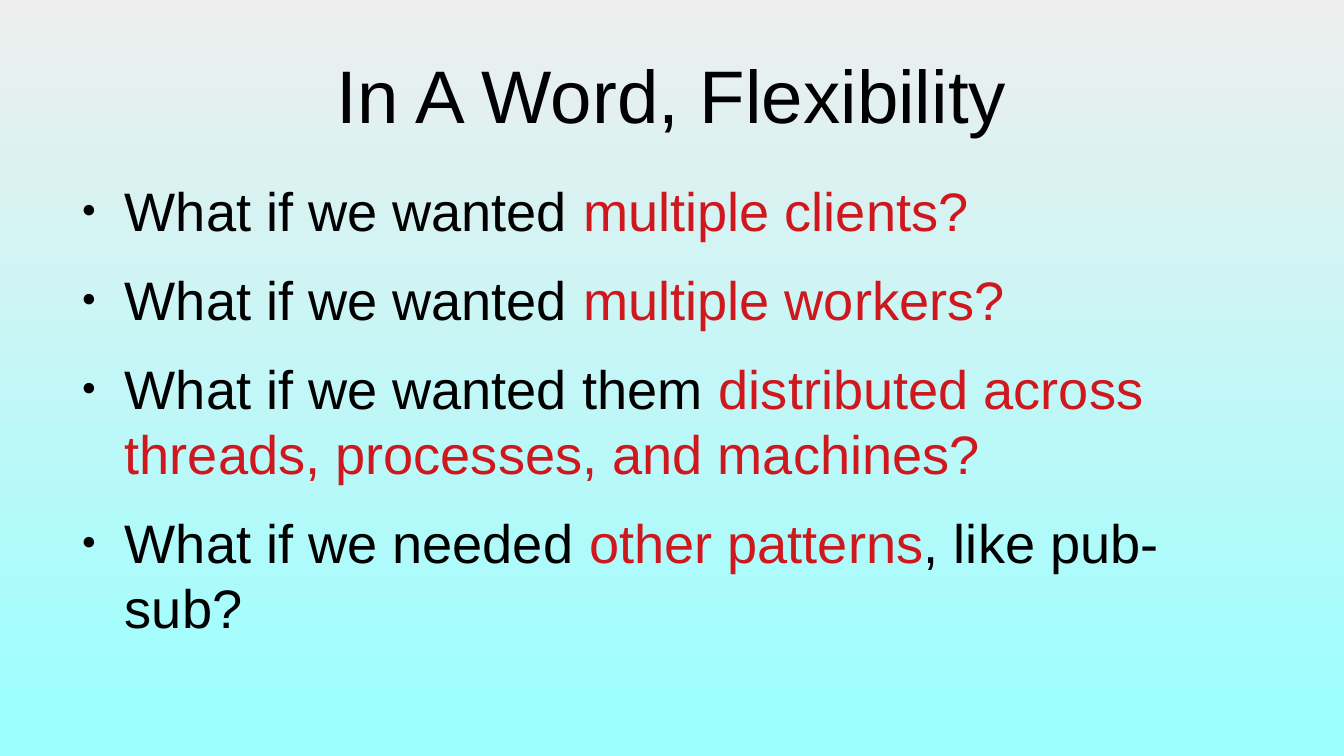
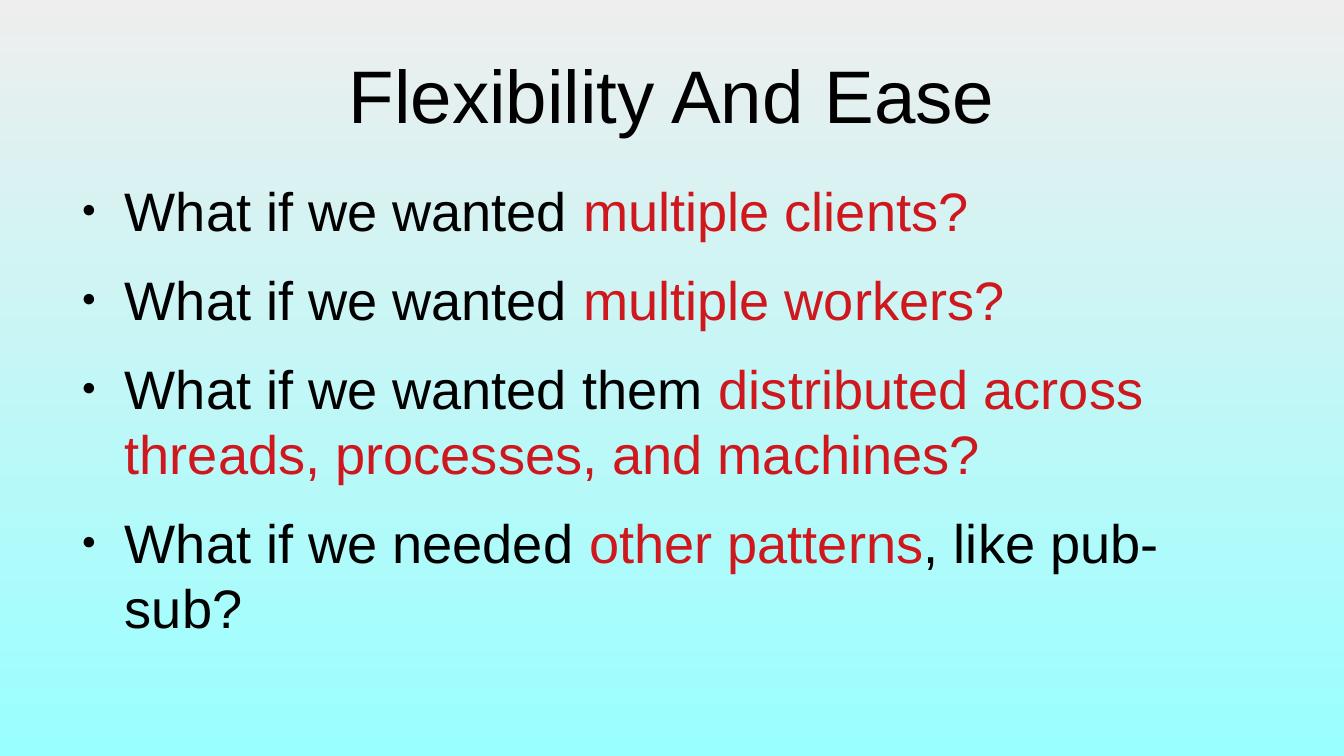
Before and after one commit to dllaurence/zeromq-presentation, a slide deck: slide 31 of presentation.odp (slide 32 before the commit). Drawn at 1344x756 pixels with LibreOffice and Linux fonts; fonts in the diff are those of the drawing. Boxes give left, top, right and bottom in pixels: in the first picture for what was removed or moved away, otherwise in the second. Text is boxed around its words. In the diff, an @@ line names an element or a change of style, - is before the commit and + after.

```diff
--- a/presentation.odp
+++ b/presentation.odp
@@ title at (349,69,994,137): text changed @@
-In A Word, Flexibility
+Flexibility And Ease
```
Also in this commit, not shown: 16 other slides changed, 10 slides added, 3 slides removed, 10 other files.
